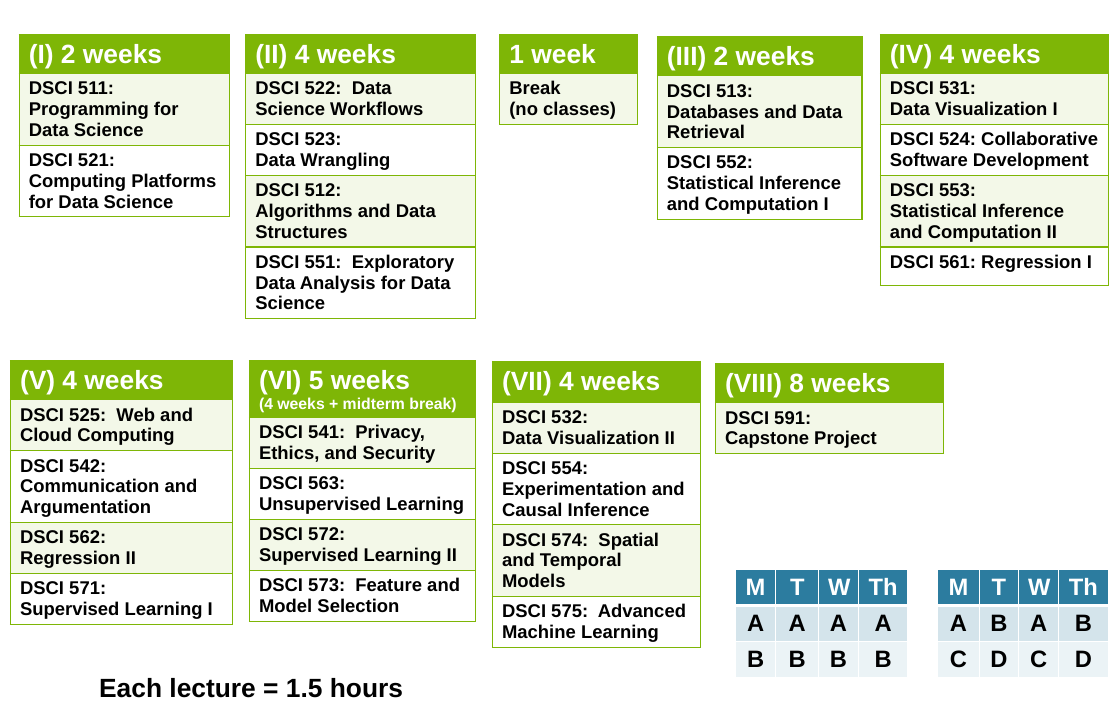
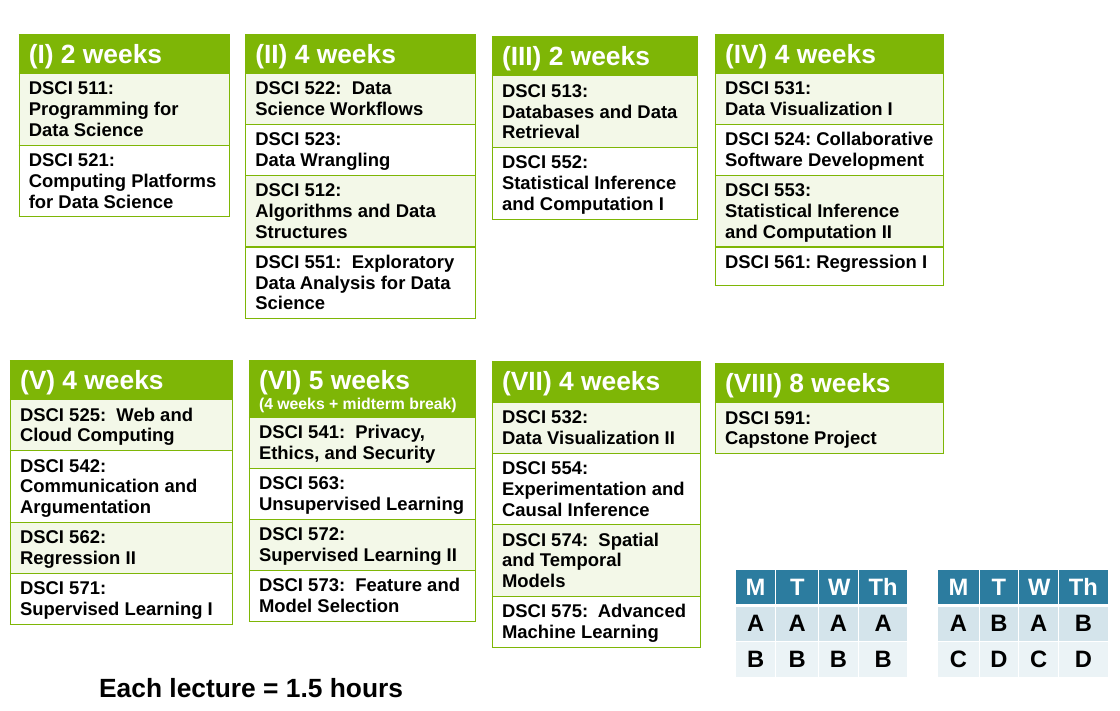
Before and after one commit to UBC-MDS/public, a slide deck: slide 1 of program_at_a_glance_with_breaks_revised.pptx. Drawn at 1120x711 pixels with LibreOffice and Linux fonts; fonts in the diff are those of the drawing; background and template pictures are left out. Boxes give left, top, right and bottom in pixels: in the first picture for what was removed or moved away, otherwise in the second. Text is boxed around its words. In the diff, an @@ line names an element or a change of style, - is before the commit and + after.

Commit message:
removed 1week break from term 1

```diff
--- a/program_at_a_glance_with_breaks_revised.pptx
+++ b/program_at_a_glance_with_breaks_revised.pptx
@@ table: place and size @@
-table at box(657, 37, 862, 230)
+table at box(492, 37, 697, 230)
@@ table removed at box(500, 34, 637, 129), 2 rows, 1 columns @@
-1 week
-Break / (no classes)
@@ table: place and size @@
-table at box(880, 34, 1108, 297)
+table at box(716, 34, 944, 320)
```
Also in this commit, not shown: 1 other file.
